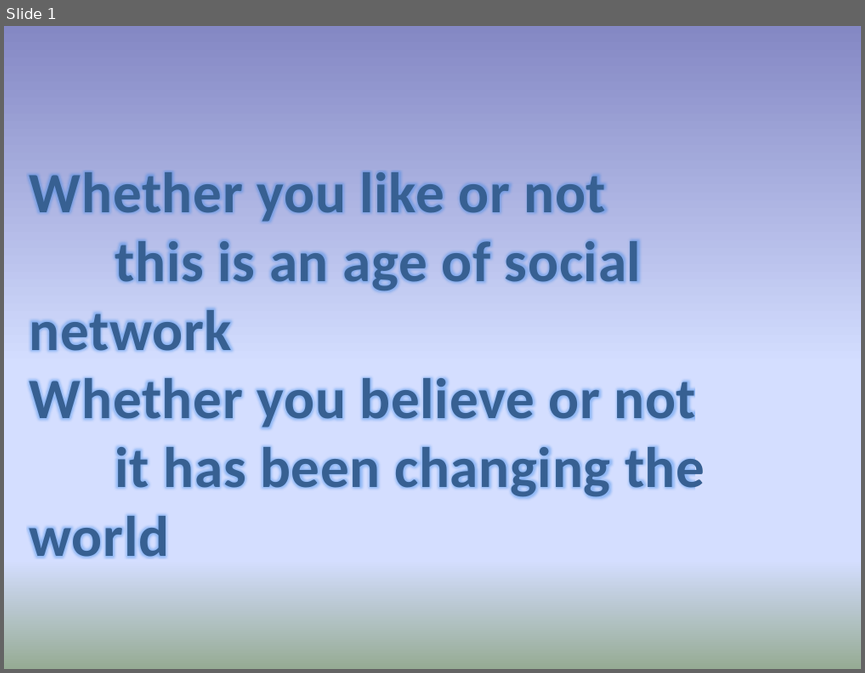
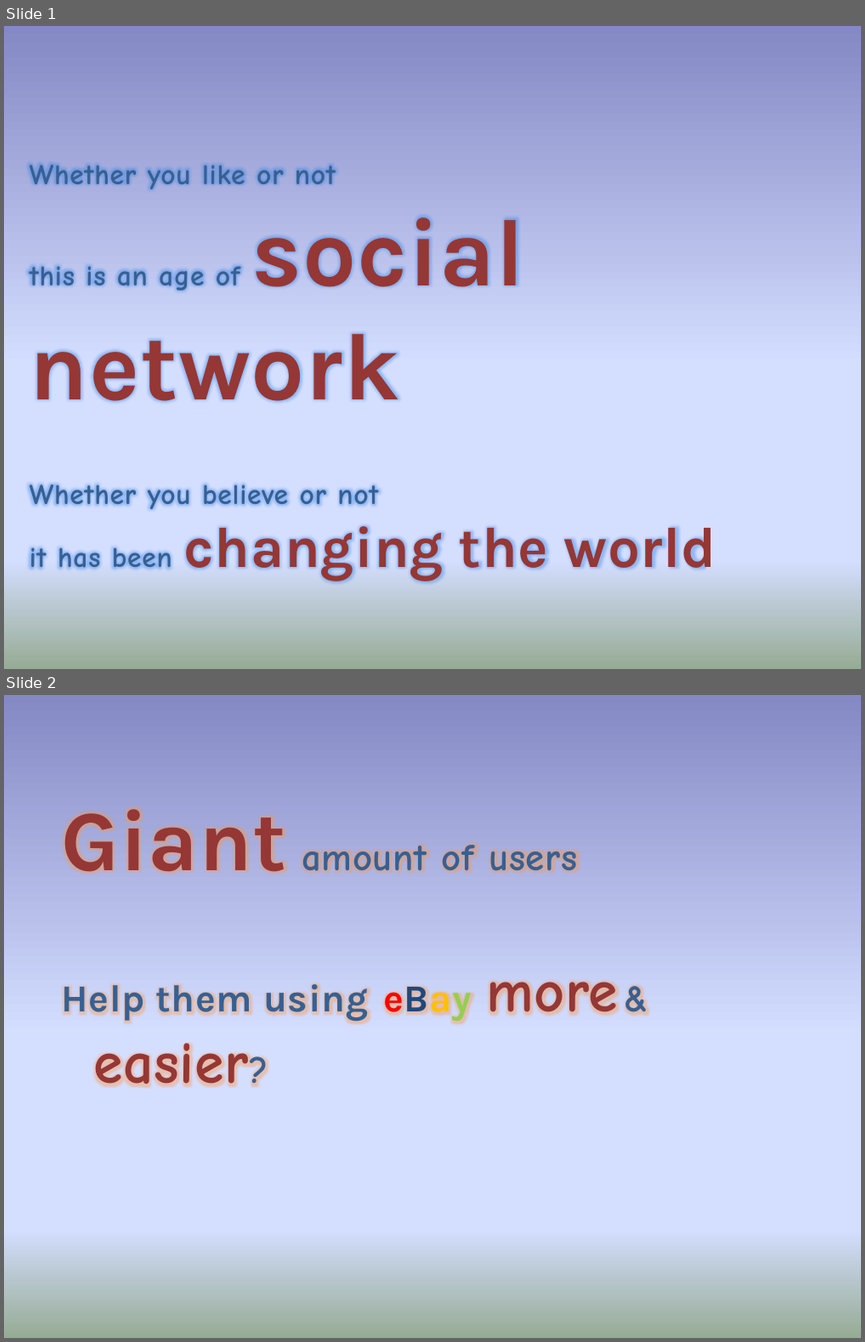
Before and after one commit to TwentySevenC/flickr2twitter, a slide deck: docs/socialHub.pptx. Shown one above the other, each under a label of ours: slide 1 before the commit, slides 1 and 2 after it. The pictures are 865x673 and 865x1342 pixels, drawn with LibreOffice and Linux fonts; fonts in the diff are those of the drawing. Boxes give left, top, right and bottom in pixels: in the first picture for what was removed or moved away, otherwise in the second. Text is boxed around its words. In the diff, an @@ line names an element or a change of style, - is before the commit and + after.

```diff
--- a/docs/socialHub.pptx
+++ b/docs/socialHub.pptx
@@ slide 2 added at (4,695,861,1338), background gradient #8488C4 to #D4DEFF to #96AB94 @@
@@ text added at (61,808,617,1088), 32 pt, text #376092, bold @@
+Giant amount of users
+Help them using eBay more & easier?
@@ slide 1 changed as well @@
@@ text "Whether you like or not" at (30,165,717,581): size 48 to 24 pt, font Calibri to Comic Neue in "Whether you like or not", "this is an age of", "Whether you believe or not", "it has been"; size 48 to 80 pt in "social network"; font Calibri to Karla, text colour #376092 to #953735 in "social network", "changing the world" @@
```
Also in this commit, not shown: 3 other slides changed, 1 slide removed.
